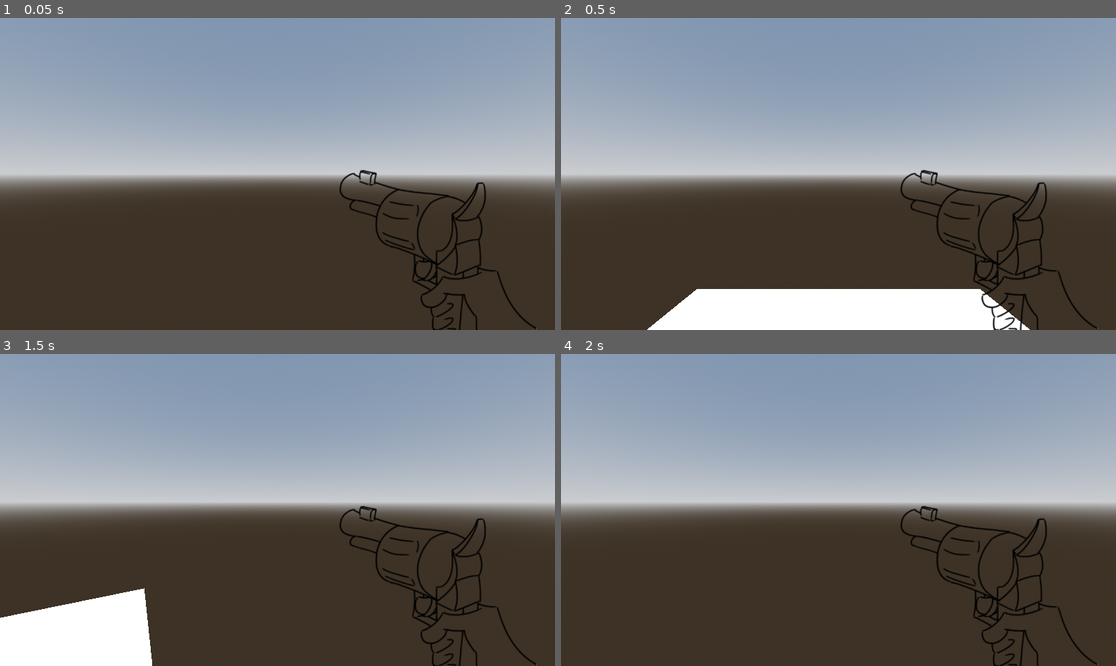
Above: before the commit, frames 1-4 (two rows, left to right).
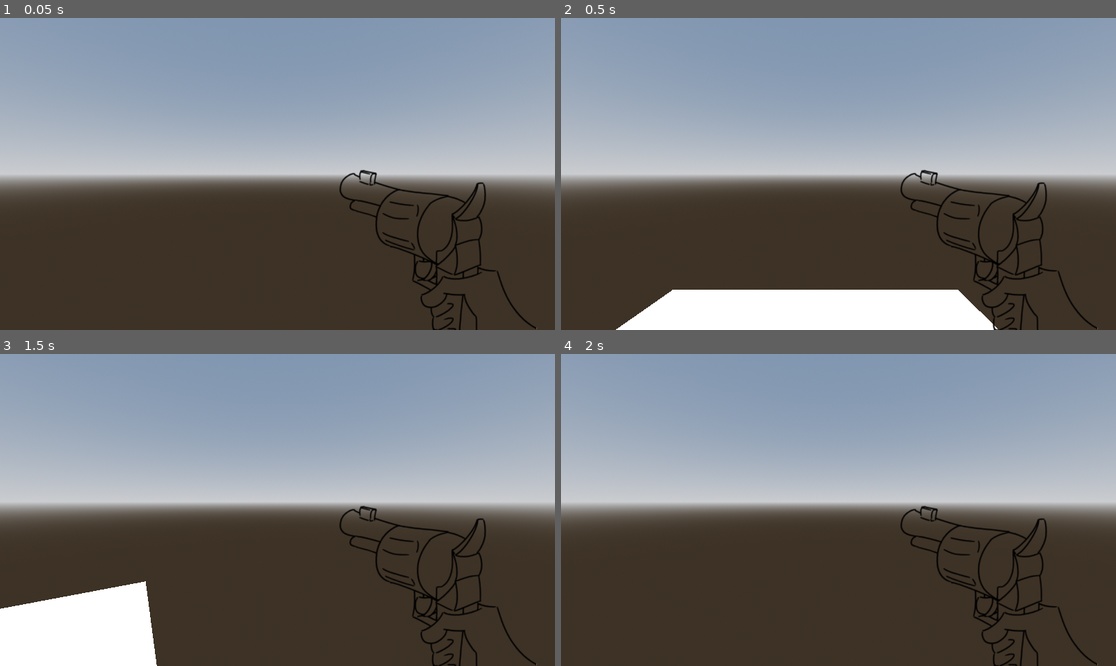
Above: after the commit, the same moments.

Repository: BootaroTC/GameJam---Gumshoe
Game: Godot game, scene res://Scene/TestScene/node_3d.tscn
The game is run twice, just before and just after one commit, with the same random seed, the same clock (stepped at 60 frames per second) and the same inputs.
Inputs (mouse positions are in pixels of both pictures, inside the frame that each line leads up to):
- Up to frame 1 (0.05 s): no input
- Up to frame 2 (0.5 s): no input
- Up to frame 3 (1.5 s): move the mouse to (305, 510) at 0.52 s; hold W (forward) from 0.53 s (still down); tap Enter at 1.25 s; move the mouse to (249, 510) at 1.27 s
- Up to frame 4 (2 s): keep holding W (forward)

Frame 1 is identical in both runs. In frame 2, 1.4% of the frame differs, in the area x 9-85%, y 86-100%; in frame 3, 0.8%; in frame 4, less than 0.1%.

Commit message:
Moved Player

Diff:
--- a/Scene/TestScene/node_3d.tscn
+++ b/Scene/TestScene/node_3d.tscn
@@ -18,4 +18,4 @@
 transform = Transform3D(3.3251154, 0, 0, 0, 1, 0, 0, 0, 2.9670544, 0, 0, 0)
 
 [node name="Player" parent="." instance=ExtResource("1_pc11m")]
-transform = Transform3D(1, 0, 0, 0, 1, 0, 0, 0, 1, 0, 2, 4.3263016)
+transform = Transform3D(1, 0, 0, 0, 1, 0, 0, 0, 1, 0.27073216, 2, 4.3263016)
